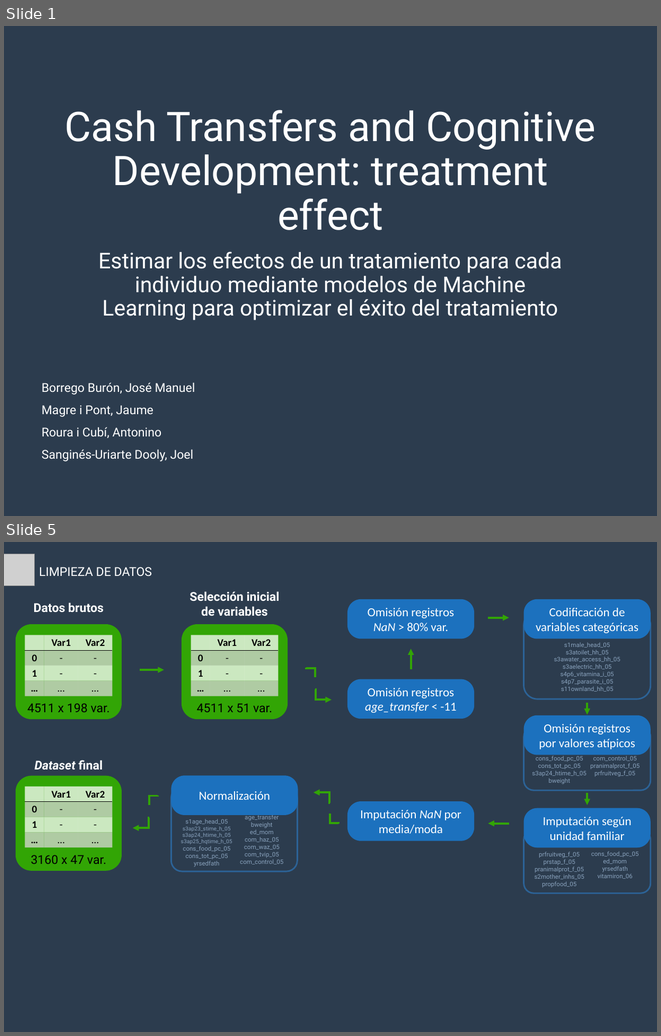
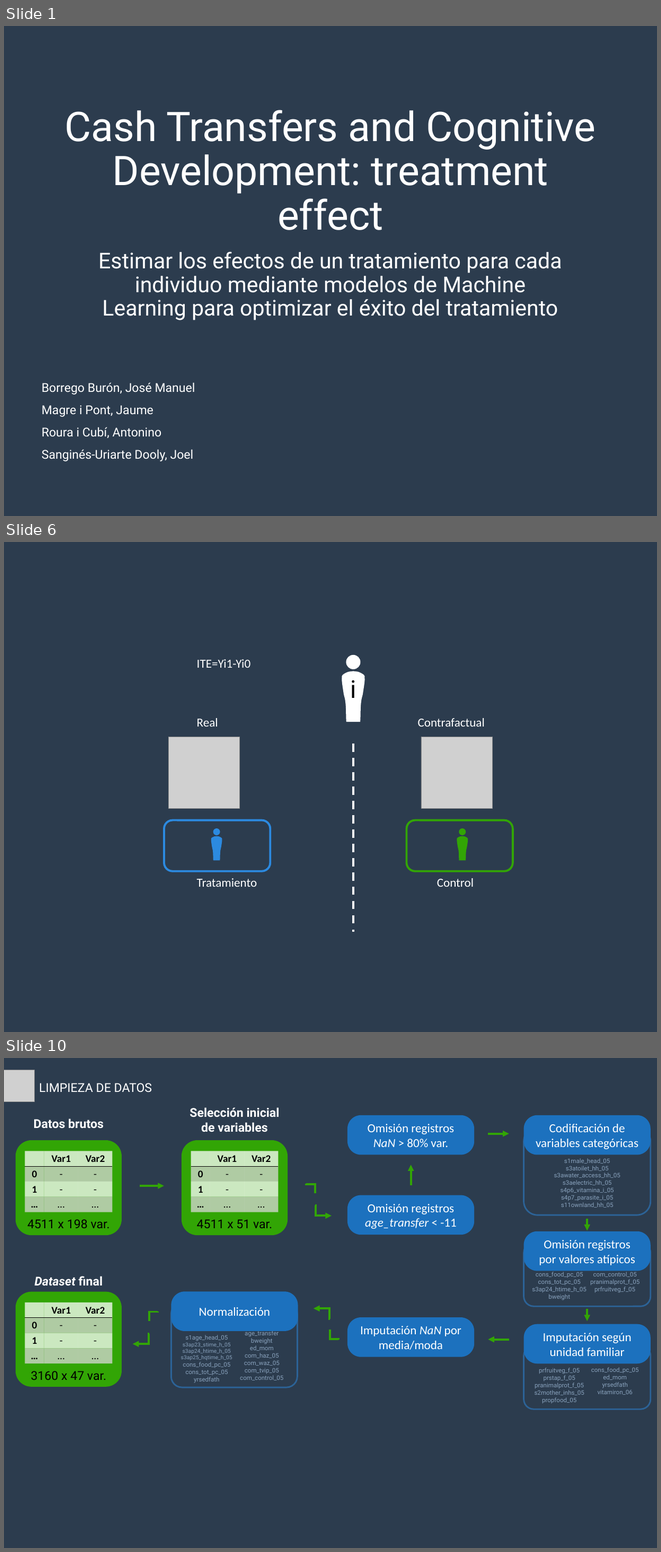
Before and after one commit to JMBorrego/CashCognitive, a slide deck: assets/Presentation.pptx. Shown one above the other, each under a label of ours: slides 1 and 5 before the commit, slides 1, 6 and 10 after it; the slides between them are not shown. The pictures are 661x1036 and 661x1552 pixels, drawn with LibreOffice and Linux fonts; fonts in the diff are those of the drawing; grey boxes stand for pictures. Boxes give left, top, right and bottom in pixels: in the first picture for what was removed or moved away, otherwise in the second. Text is boxed around its words. In the diff, an @@ line names an element or a change of style, - is before the commit and + after.

```diff
--- a/assets/Presentation.pptx
+++ b/assets/Presentation.pptx
@@ slide 6 added at (4, 542, 657, 1032), background #2C3C4E @@
@@ text added at (197, 659, 250, 668), 18 pt, text #FFFFFF @@
+ITE=Yi1-Yi0
@@ freeform shape added at (342, 655, 365, 722), fill #FFFFFF, 36 pt, text #000000 @@
+i
@@ text added at (197, 718, 218, 726), 18 pt, text #FFFFFF @@
+Real
@@ text added at (418, 718, 485, 726), 18 pt, text #FFFFFF @@
+Contrafactual
@@ picture added at (169, 737, 240, 809) @@
@@ line added from (353, 743) to (353, 932), #FFFFFF 3 pt dashed @@
@@ picture added at (421, 737, 493, 809) @@
@@ rounded rectangle added at (164, 820, 271, 871), outline #2C8AE0 3 pt @@
@@ rounded rectangle added at (407, 820, 513, 871), outline #32A505 3 pt @@
@@ freeform shape added at (211, 828, 222, 860), fill #2C8AE0 @@
@@ freeform shape added at (457, 828, 468, 860), fill #32A505 @@
@@ text added at (197, 878, 257, 886), 18 pt, text #FFFFFF @@
+Tratamiento
@@ text added at (437, 878, 474, 886), 18 pt, text #FFFFFF @@
+Control
@@ what was slide 5 is now slide 10 @@
```
Also in this commit, not shown: 1 slide changed, 10 other slides added, 1 slide removed, 3 other files.
